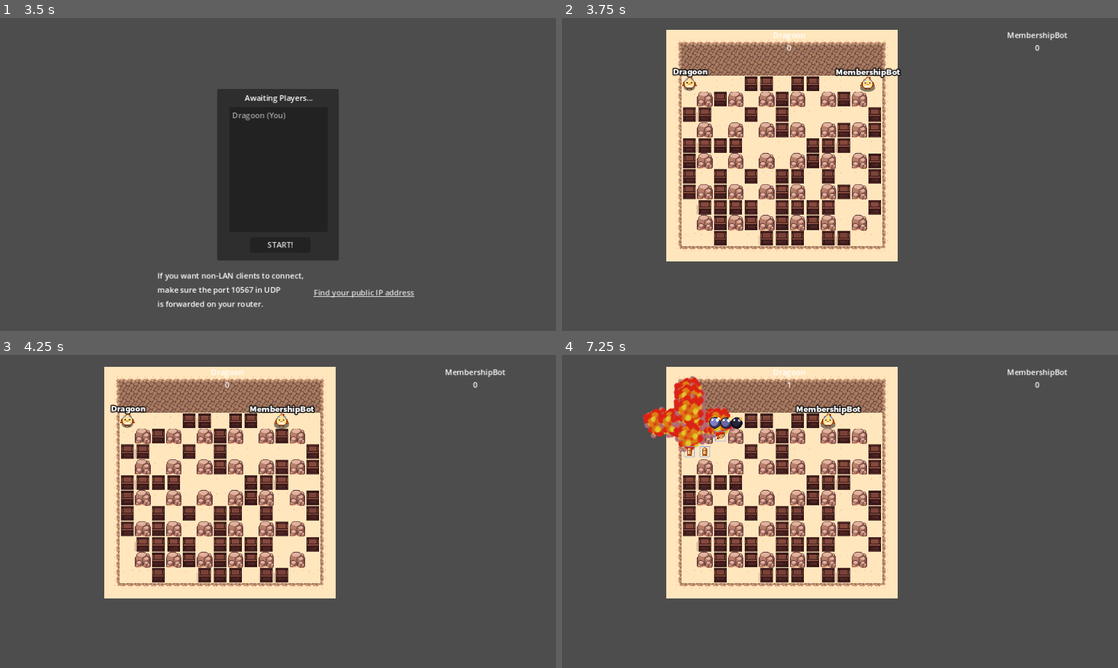
Above: before the commit, frames 1-4 (two rows, left to right).
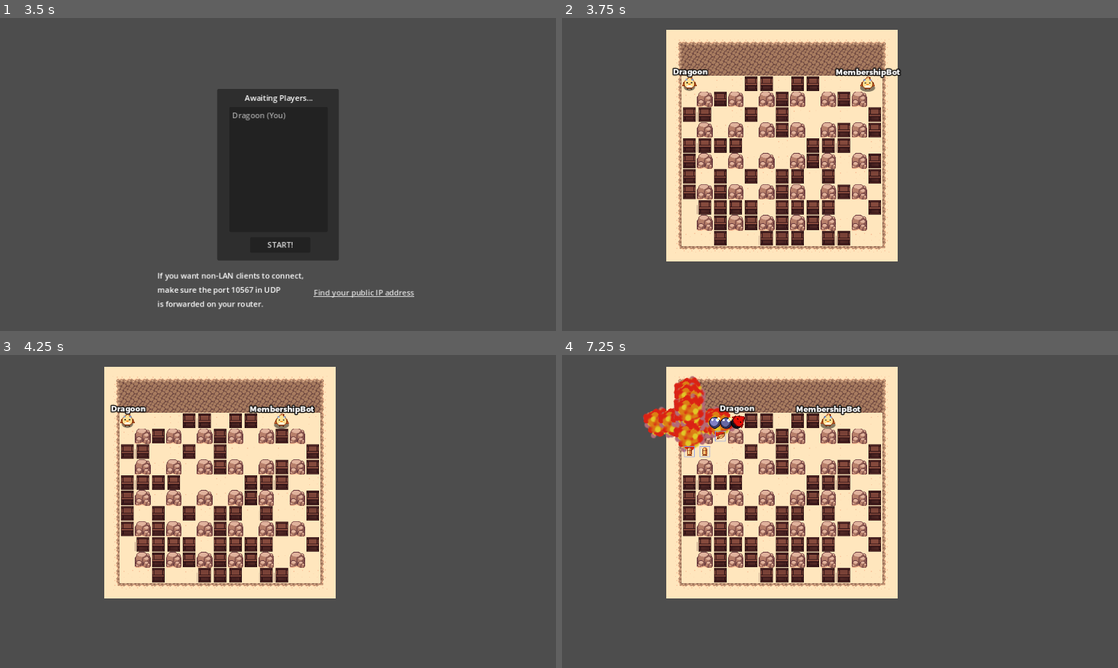
Above: after the commit, the same moments.

Repository: Dragoon-Project-Squad/bomberbird
Game: Godot game, scene res://scenes/main_menu.tscn
Same seed, same stepped clock (60 frames per second), same inputs: the game is played once before the commit and once after it. Sound files missing from this copy of the repository are replaced by a short silence.
Inputs:
- Up to frame 1 (3.5 s): click "Single Player" at 0.5 s; click "Single Player" at 1.25 s; click "Multiplayer" at 2 s; click "Host" at 2.75 s
- Up to frame 2 (3.75 s): click "START!" at 3.5 s
- Up to frame 3 (4.25 s): no input
- Up to frame 4 (7.25 s): hold D (move_right) 4.28-5.03 s; hold Space (set_bomb) 4.28-5.03 s; hold S (move_down) 5.03-5.78 s; tap Space (set_bomb) at 5.1, 6.6 s; hold D (move_right) 5.78-6.53 s; hold Space (set_bomb) 5.78-6.53 s; hold W (move_up) from 6.53 s (still down)

Frame 1 is identical in both runs. In frame 2, 0.2% of the frame differs, in the area x 38-91%, y 4-11%; in frame 3, 0.2%; in frame 4, 0.4%, in the area x 28-91%, y 4-24%.
Error after the commit: Attempt to call function 'add_player' in base 'null instance' on a null instance. (res://scripts/gamestate.gd:97)

Commit message:
added gamestate.gd, updated ui code

Diff:
--- a/scripts/aiplayer.gd
+++ b/scripts/aiplayer.gd
@@ -152,9 +152,9 @@
 	lives -= 1
 	hurt_sfx_player.play()
 	if str(by_who) == get_player_name():
-		$"../../Score".decrease_score(by_who) # Take away a point for blowing yourself up
+		$"../../GameUI".decrease_score(by_who) # Take away a point for blowing yourself up
 	else:
-		$"../../Score".increase_score(by_who) # Award a point to the person who blew you up
+		$"../../GameUI".increase_score(by_who) # Award a point to the person who blew you up
 	get_node("anim").play("stunned")
 	if lives <= 0:
 		is_dead = true
--- /dev/null
+++ b/scripts/game_ui.gd
@@ -0,0 +1,101 @@
+extends CanvasLayer
+
+var player_labels = {}
+var player_count = gamestate.total_player_count
+
+# Called when the node enters the scene tree for the first time.
+func _ready() -> void:
+	$"../Winner".hide()
+	set_process(true)
+
+# Called every frame. 'delta' is the elapsed time since the previous frame.
+func _process(delta: float) -> void:
+	#Declare a winner
+	var players_left = player_count
+	for player in $"../Players".get_children():
+		if player.is_dead:
+			players_left -= 1
+	if players_left <= 1:
+		await get_tree().create_timer(1.0).timeout
+		call_deferred("decide_game", players_left)
+		process_mode = PROCESS_MODE_DISABLED
+
+
+func decide_game(final_players: int):
+	# First check if zero players are alive. If so, this is a draw game.
+	if final_players == 0:
+		$"../Winner".set_text("DRAW GAME")
+		$"../Winner".show()
+	# Second check if only one player is alive. If so, they win.
+	if final_players == 1:
+		for player in $"../Players".get_children():
+			if !player.is_dead:
+				$"../Winner".set_text("THE WINNER IS:\n" + 	player.get_player_name())
+				$"../Winner".show()
+				return
+	# If this somehow doesn't work, then decide via score.
+	if final_players == 1:
+		var winner_name = ""
+		var winner_score = 0
+		for p in player_labels:
+			if player_labels[p].score > winner_score:
+				winner_score = player_labels[p].score
+				winner_name = player_labels[p].name
+		$"../Winner".set_text("THE WINNER IS:\n" + winner_name)
+		$"../Winner".show()
+
+func increase_score(for_who):
+	assert(for_who in player_labels)
+	var pl = player_labels[for_who]
+	pl.score += 1
+	pl.scorelabel.set_text(str(pl.score))
+
+func decrease_score(for_who):
+	assert(for_who in player_labels)
+	var pl = player_labels[for_who]
+	pl.score -= 1
+	pl.scorelabel.set_text(str(pl.score))
+
+
+func add_player(id, new_player_name):
+	# Use size of current array to figure out which player to assign
+	match player_labels.size():
+		0:	set_player_one(id, new_player_name)
+		1:	set_player_two(id, new_player_name)
+		2:	set_player_three(id, new_player_name)
+		3:	set_player_four(id, new_player_name)
+		_:	set_player_four(id, new_player_name)
+	#var l = Label.new()
+	#l.horizontal_alignment = HORIZONTAL_ALIGNMENT_CENTER
+	#l.set_text(new_player_name + "\n" + "0")
+	#l.set_h_size_flags(SIZE_EXPAND_FILL)
+	#var font = preload("res://montserrat.otf")
+	#l.set("custom_fonts/font", font)
+	#l.set("custom_font_size/font_size", 18)
+	#add_child(l)
+	#player_labels[id] = { name = new_player_name, label = l, score = 0 }
+
+func set_player_one(id, new_player_name):
+	$Border/Container/Players/P1/P1Name.set_text(new_player_name)
+	player_labels[id] = { namelabel = $Border/Container/Players/P1/P1Name, scorelabel = $Border/Container/Players/P1/P1Score, score = 0 }
+
+func set_player_two(id, new_player_name):
+	$Border/Container/Players/P2/P2Name.set_text(new_player_name)
+	player_labels[id] = { namelabel = $Border/Container/Players/P2/P2Name, scorelabel = $Border/Container/Players/P2/P2Score, score = 0 }
+	$Border/Container/Players/P2.visible = true
+	$Border/Container/Players/SeparatorP12.visible = true
+
+func set_player_three(id, new_player_name):
+	$Border/Container/Players/P3/P3Name.set_text(new_player_name)
+	player_labels[id] = { namelabel = $Border/Container/Players/P3/P3Name, scorelabel = $Border/Container/Players/P3/P3Score, score = 0 }
+	$Border/Container/Players/P3.visible = true
+	$Border/Container/Players/SeparatorP23.visible = true
+
+func set_player_four(id, new_player_name):
+	$Border/Container/Players/P4/P4Name.set_text(new_player_name)
+	player_labels[id] = { namelabel = $Border/Container/Players/P4/P4Name, scorelabel = $Border/Container/Players/P4/P4Score, score = 0 }
+	$Border/Container/Players/P4.visible = true
+	$Border/Container/Players/SeparatorP34.visible = true
+
+func _on_exit_game_pressed() -> void:
+	gamestate.end_game()
--- a/scripts/gamestate.gd
+++ b/scripts/gamestate.gd
@@ -94,9 +94,9 @@
 	get_tree().get_root().get_node("Lobby").hide()
 
 	# Set up score.
-	world.get_node("Score").add_player(multiplayer.get_unique_id(), player_name)
+	world.get_node("GameUI").add_player(multiplayer.get_unique_id(), player_name)
 	for pn in players:
-		world.get_node("Score").add_player(pn, players[pn])
+		world.get_node("GameUI").add_player(pn, players[pn])
 	get_tree().set_pause(false) # Unpause and unleash the game!
 
 
@@ -169,10 +169,16 @@
 	players[id] = "LikeBot" #TODO: Generate CPU name here
 	if !is_name_free(players[id]):
 		players[id] = "CommentBot"
+	else:
+		return
 	if !is_name_free(players[id]):
 		players[id] = "SubscribeBot"
+	else:
+		return
 	if !is_name_free(players[id]):
 		players[id] = "MembershipBot"
+	else:
+		return
 	player_list_changed.emit()
 
 func is_id_free(chosen_ai_id) -> bool:
@@ -190,7 +196,7 @@
 	if has_node("/root/World"): # Game is in progress.
 		# End it
 		get_node("/root/World").queue_free()
-
+		peer.close()
 	game_ended.emit()
 	players.clear()
 
--- a/scripts/player.gd
+++ b/scripts/player.gd
@@ -119,9 +119,9 @@
 	lives -= 1
 	hurt_sfx_player.play()
 	if str(by_who) == get_player_name():
-		$"../../Score".decrease_score(by_who) # Take away a point for blowing yourself up
+		$"../../GameUI".decrease_score(by_who) # Take away a point for blowing yourself up
 	else:
-		$"../../Score".increase_score(by_who) # Award a point to the person who blew you up
+		$"../../GameUI".increase_score(by_who) # Award a point to the person who blew you up
 	get_node("anim").play("stunned")
 	if lives <= 0:
 		is_dead = true
